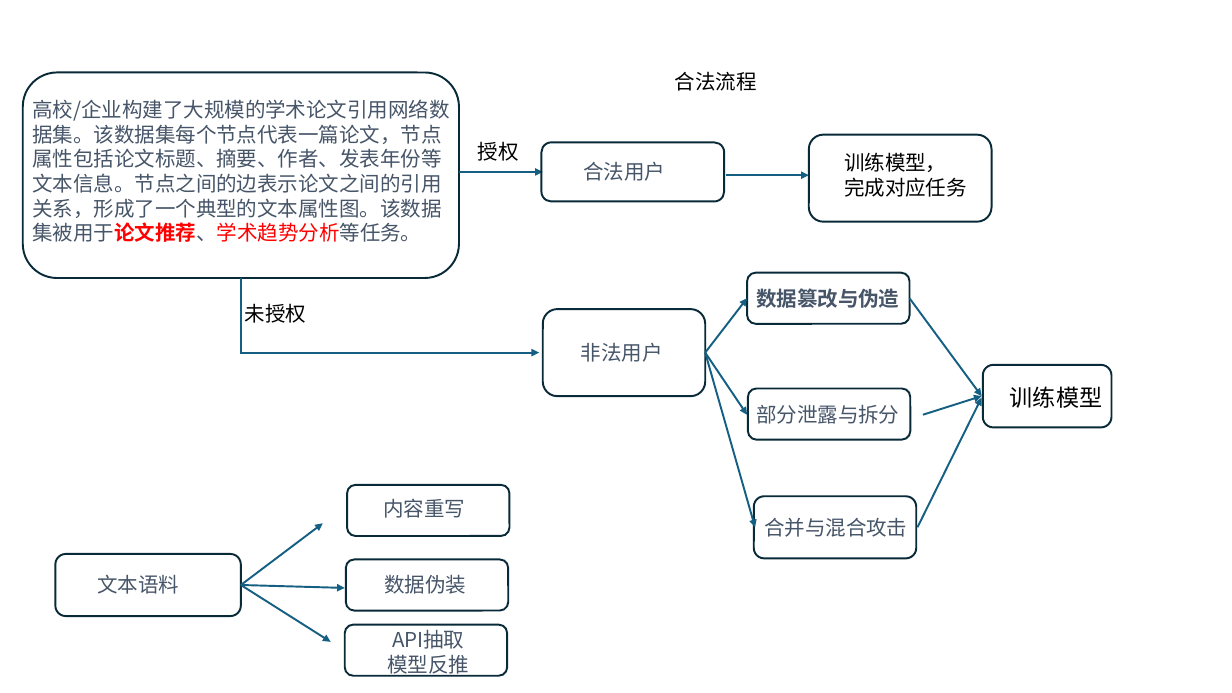
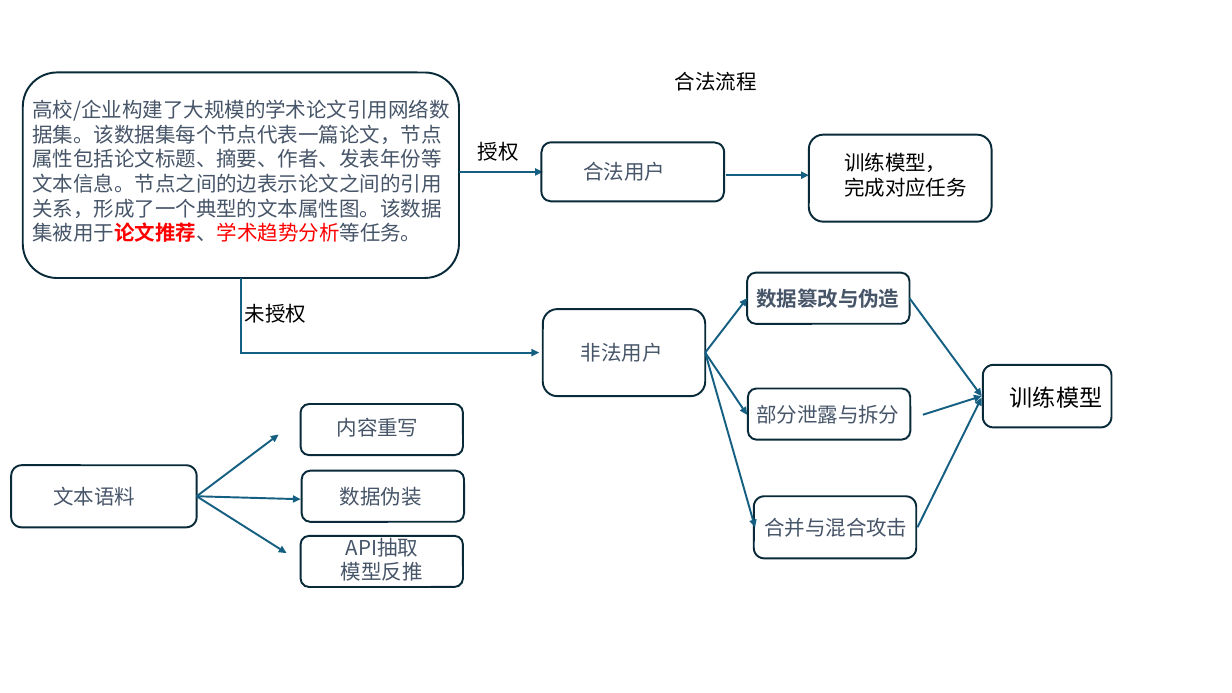
Before and after one commit to renhai1/text-graph-dov, a slide deck: slide 9 of 2025-08-14.pptx. Drawn at 1232x693 pixels with LibreOffice and Linux fonts; fonts in the diff are those of the drawing. Boxes give left, top, right and bottom in pixels: in the first picture for what was removed or moved away, otherwise in the second. Text is boxed around its words. In the diff, an @@ line names an element or a change of style, - is before the commit and + after.

```diff
--- a/2025-08-14.pptx
+++ b/2025-08-14.pptx
@@ rounded rectangle: place and size @@
-rounded rectangle at (348, 485, 510, 536)
+rounded rectangle at (300, 404, 463, 455)
@@ text "内容重写": place and size @@
-text "内容重写" at (383, 498, 465, 518)
+text "内容重写" at (337, 417, 419, 437)
@@ 3 arrows, 3 rounded rectangles, 2 texts: place and size @@
-3 arrows, 3 rounded rectangles, 2 texts at (55, 523, 508, 676)
+3 arrows, 3 rounded rectangles, 2 texts at (11, 434, 464, 587)
@@ text "API抽取": place and size @@
-text "API抽取" at (387, 629, 469, 677)
+text "API抽取" at (341, 535, 423, 581)
```
Also in this commit, not shown: 4 other slides changed, 14 slides added.
